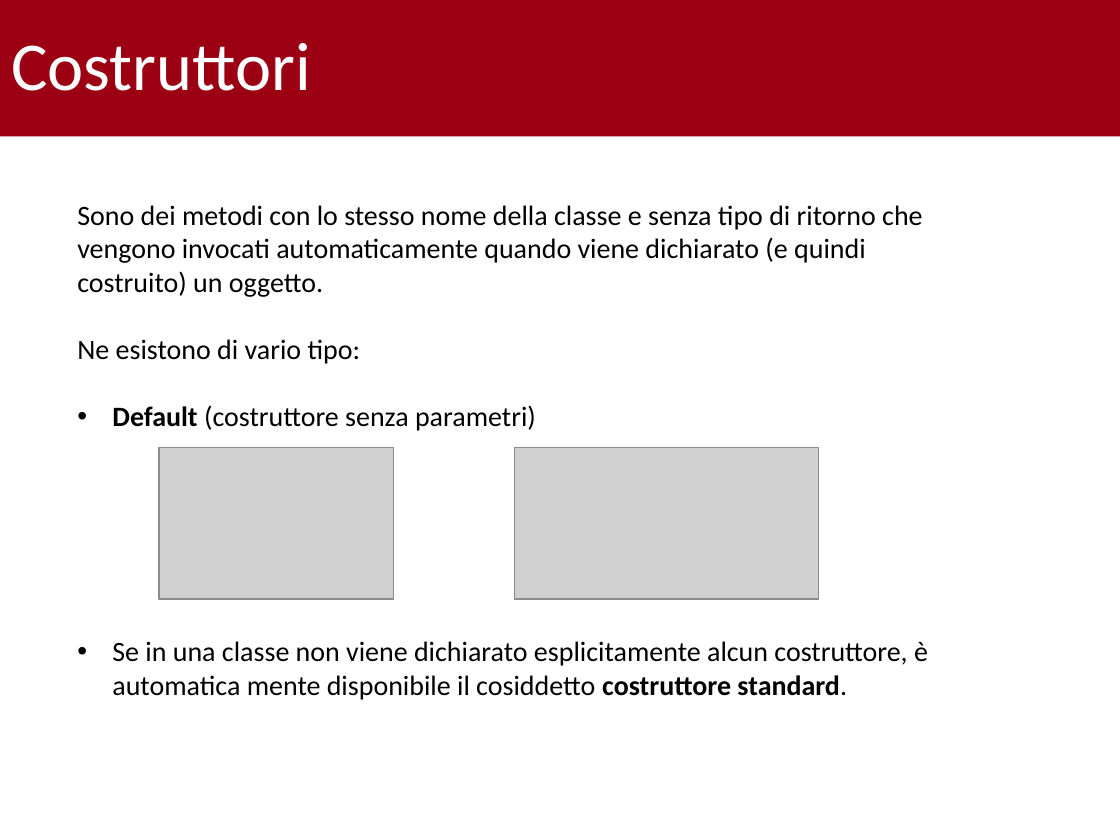
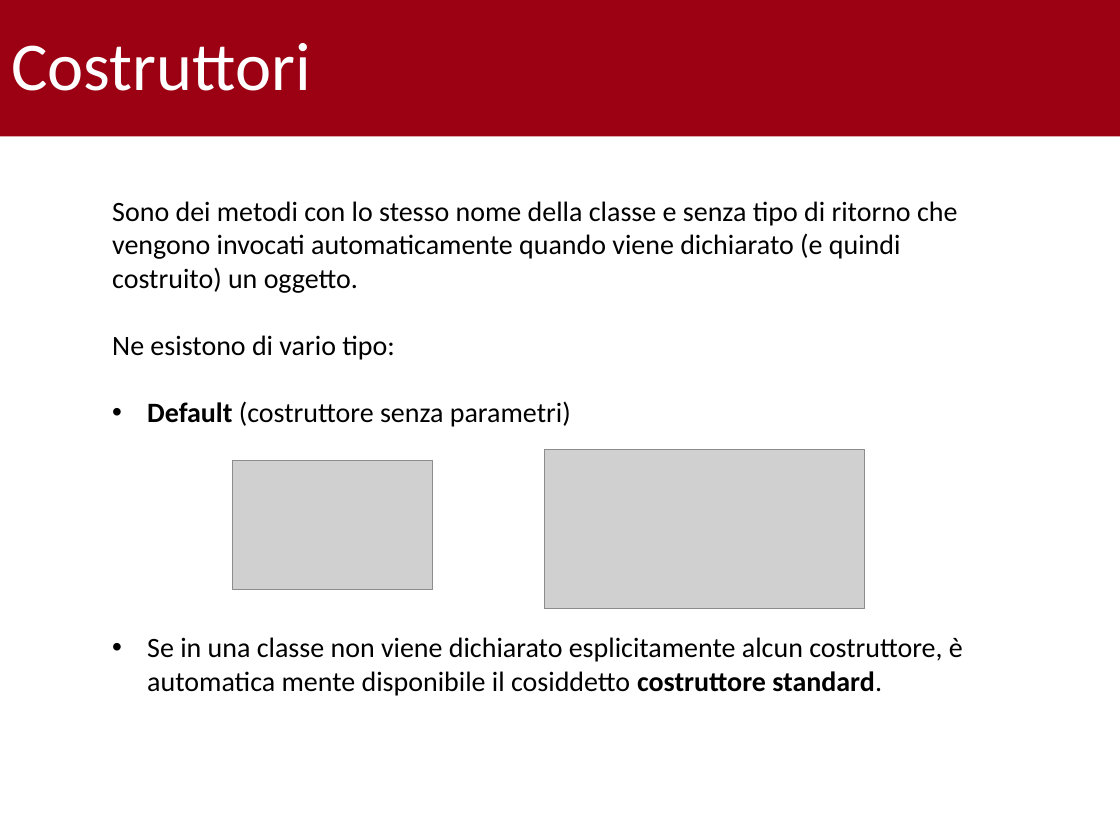
Before and after one commit to gabrielrovesti/Teaching-And-Tutoring, a slide deck: slide 7 of UniPD/P2 - Semestre 1/25-10/Tutorato 1.pptx (slide 6 before the commit). Drawn at 1120x840 pixels with LibreOffice and Linux fonts; fonts in the diff are those of the drawing; grey boxes stand for pictures; background and template pictures are left out. Boxes give left, top, right and bottom in pixels: in the first picture for what was removed or moved away, otherwise in the second. Text is boxed around its words. In the diff, an @@ line names an element or a change of style, - is before the commit and + after.

```diff
--- a/UniPD/P2 - Semestre 1/25-10/Tutorato 1.pptx
+++ b/UniPD/P2 - Semestre 1/25-10/Tutorato 1.pptx
@@ text "Sono dei metodi con lo ...": place and size @@
-text "Sono dei metodi con lo ..." at <box>77,205,928,700</box>
+text "Sono dei metodi con lo ..." at <box>112,201,963,696</box>
@@ picture: place and size @@
-picture at <box>514,448,818,599</box>
+picture at <box>544,449,865,609</box>
@@ picture: place and size @@
-picture at <box>159,448,393,599</box>
+picture at <box>233,460,433,589</box>
```
Also in this commit, not shown: 16 other slides changed, 6 slides added, 19 other files.
